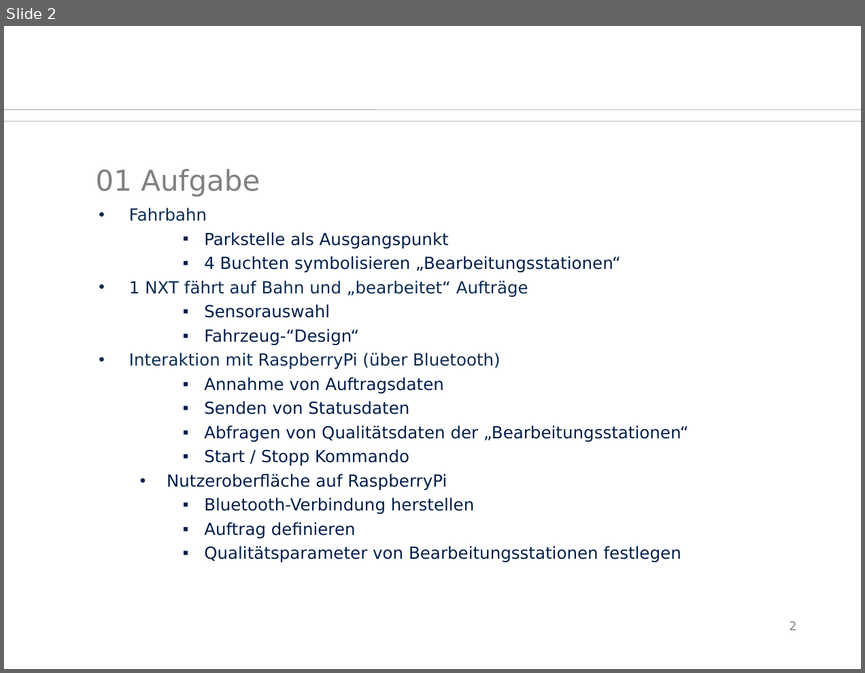
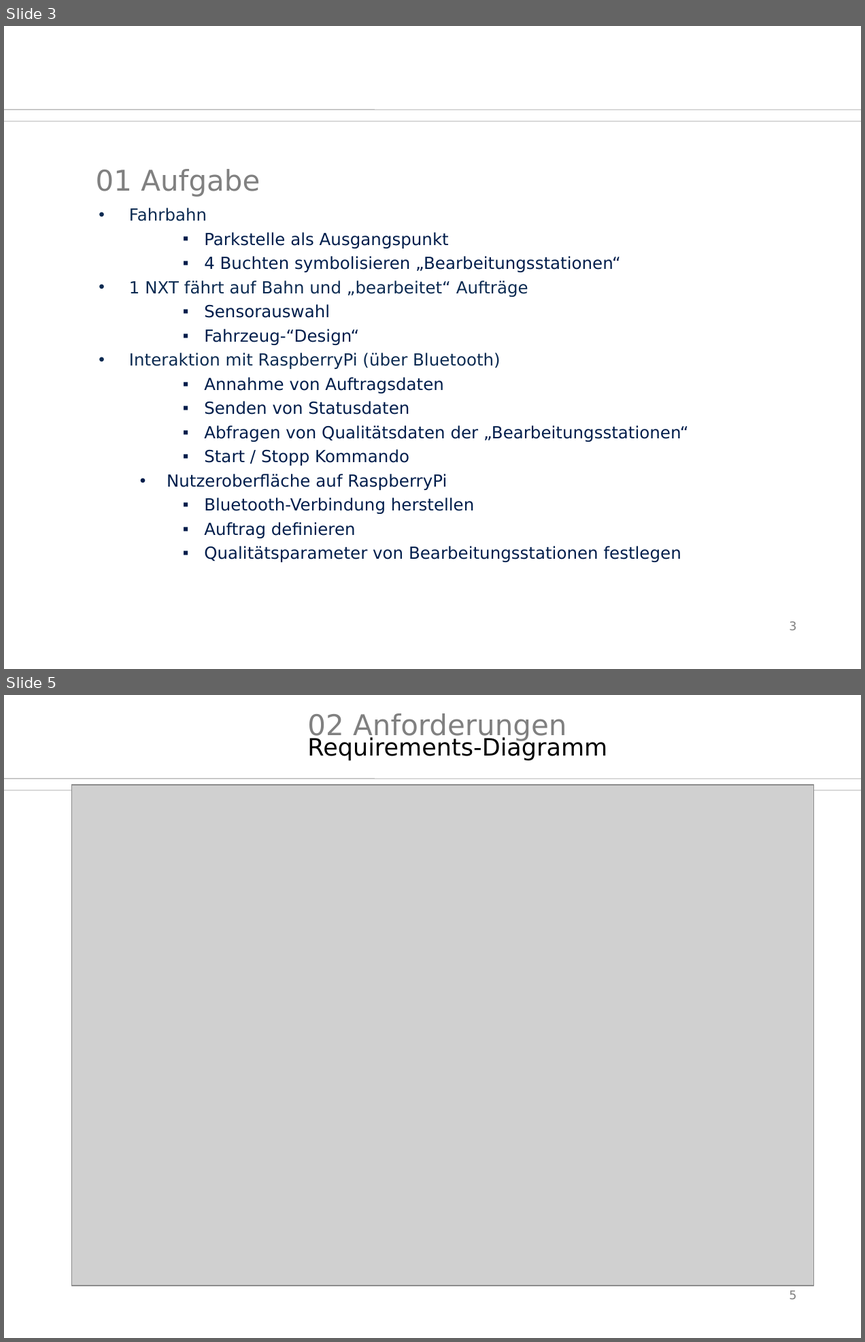
Before and after one commit to SaSteDD/ees_StegStef, a slide deck: präsi/btwf.odp. Shown one above the other, each under a label of ours: slide 2 before the commit, slides 3 and 5 after it; the slides between them are not shown. The pictures are 865x673 and 865x1342 pixels, drawn with LibreOffice and Linux fonts; fonts in the diff are those of the drawing; grey boxes stand for pictures; background and template pictures are left out. Boxes give left, top, right and bottom in pixels: in the first picture for what was removed or moved away, otherwise in the second. Text is boxed around its words. In the diff, an @@ line names an element or a change of style, - is before the commit and + after.

```diff
--- a/präsi/btwf.odp
+++ b/präsi/btwf.odp
@@ slide 5 added at box(4, 695, 861, 1338), background #FFFFFF; not listed: 2 template elements that a slide beside it also shows @@
@@ title added at box(307, 713, 566, 741), 24 pt, text #808080 @@
+02 Anforderungen
@@ free added at box(307, 728, 861, 764), 20 pt, text #000000 @@
+Requirements-Diagramm
@@ picture added at box(72, 785, 814, 1285) @@
@@ page number added at box(789, 1290, 796, 1299), 10 pt, text #808080 @@
+5
@@ what was slide 2 is now slide 3 @@
@@ page number at box(789, 621, 796, 630): text changed @@
-2
+3
```
Also in this commit, not shown: 11 slides changed, 4 other slides added, 2 slides removed, 11 other files.
